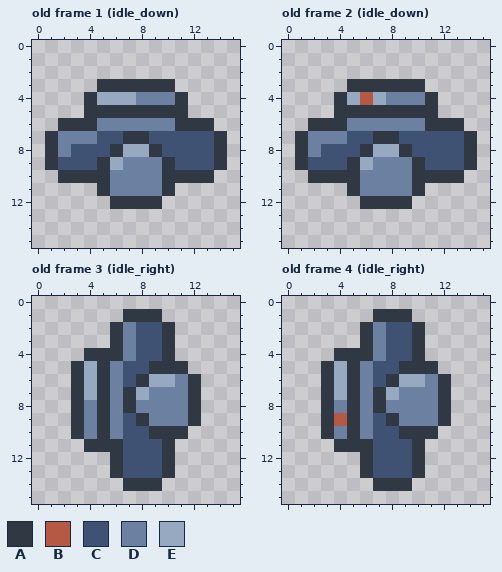
File history of a pixel-art file, asset_sources/mars/astronaut.aseprite. The picture above is the old version.
80x80 pixels, 8 frames. Shown: old frame 1 (idle_down), old frame 2 (idle_down), old frame 3 (idle_right), old frame 4 (idle_right). The old version is drawn lined up with the new one, on the new canvas. The commit also changed other frames, which this record leaves out.
Palette (. is transparent): A #303843  B #b55945  C #405273  D #6c81a1  E #96a9c1
Pixels before, old frame 1 (idle_down), first column x 1:
 3 ....AAAAAA....
 4 ...AEEEDDDA...
 5 ...AAAAAAAA...
 6 .AAADDDDDDAAA.
 7 ADDDCCAACCCCCA
 8 ADCCCAEEACCCCA
 9 ACCCAEDDDACCCA
10 .AAAADDDDAAAA.
11 ....ADDDDA....
12 .....AAAA.....
Pixels before, old frame 2 (idle_down), first column x 1:
 3 ....AAAAAA....
 4 ...AEBEDDDA...
 5 ...AAAAAAAA...
 6 .AAADDDDDDAAA.
 7 ADDDCCAACCCCCA
 8 ADCCCAEEACCCCA
 9 ACCCAEDDDACCCA
10 .AAAADDDDAAAA.
11 ....ADDDDA....
12 .....AAAA.....
Pixels before, old frame 3 (idle_right), first column x 3:
 1 ....AAA...
 2 ...ADCCA..
 3 ...ADCCA..
 4 .AAADCCA..
 5 AEADCCAAA.
 6 AEADCAEEDA
 7 AEADAEDDDA
 8 ADADADDDDA
 9 ADADCADDDA
10 ADADCCAAA.
11 .AAACCCA..
12 ...ACCCA..
13 ...ACCCA..
14 ....AAA...
Pixels before, old frame 4 (idle_right), first column x 3:
 1 ....AAA...
 2 ...ADCCA..
 3 ...ADCCA..
 4 .AAADCCA..
 5 AEADCCAAA.
 6 AEADCAEEDA
 7 AEADAEDDDA
 8 ADADADDDDA
 9 ABADCADDDA
10 ADADCCAAA.
11 .AAACCCA..
12 ...ACCCA..
13 ...ACCCA..
14 ....AAA...
Now the later version:
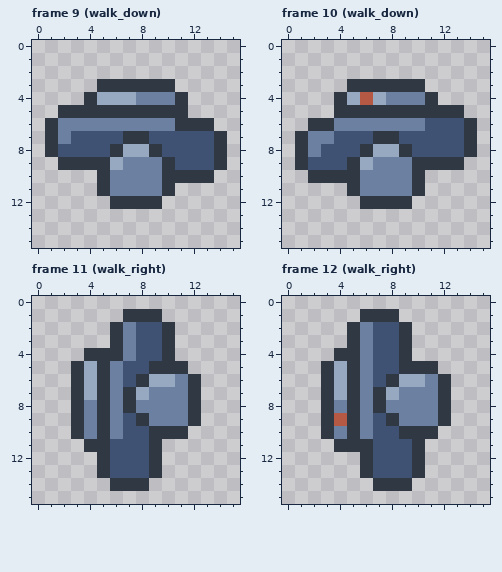
A new or re-ordered frame is compared with the old frame closest to it.
Edits made:
canvas 80x80 -> 16x16 (the part of the old canvas that was cut away was empty and is not shown)
frames 8 -> 16
Changed rows in their new state; - is an unchanged pixel.
Frame 9 (walk_down) is new; against old frame 1 (idle_down):
first column x 1:
 5 -AA-
 6 ADDD
 7 --CC
 8 -C--
 9 .AAA
10 -...
Frame 10 (walk_down) is new; against old frame 2 (idle_down):
first column x 4:
 5 --------AA-
 6 D------CCCA
 7 C----------
 9 -------AAA.
10 -------...-
Frame 11 (walk_right) is new; against old frame 3 (idle_right):
first column x 5:
11 -C--A.
12 AC--A.
13 AC--A.
14 -A--.-
Frame 12 (walk_right) is new; against old frame 4 (idle_right):
first column x 5:
 1 -A--.-
 2 ADC-A.
 3 ADC-A.
 4 -DC-A.
Where, in picture pixels (left, top, right, bottom), the same in both pictures:
changed: (45, 105, 97, 183)
changed: (425, 105, 477, 183)
changed: (334, 118, 347, 144)
changed: (97, 439, 175, 491)
changed: (347, 309, 425, 361)
